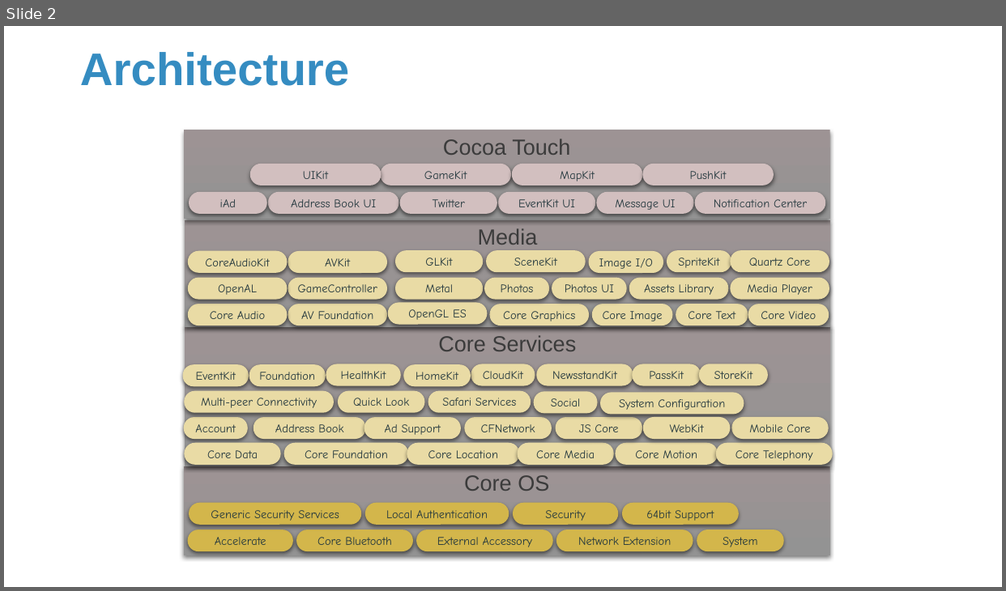
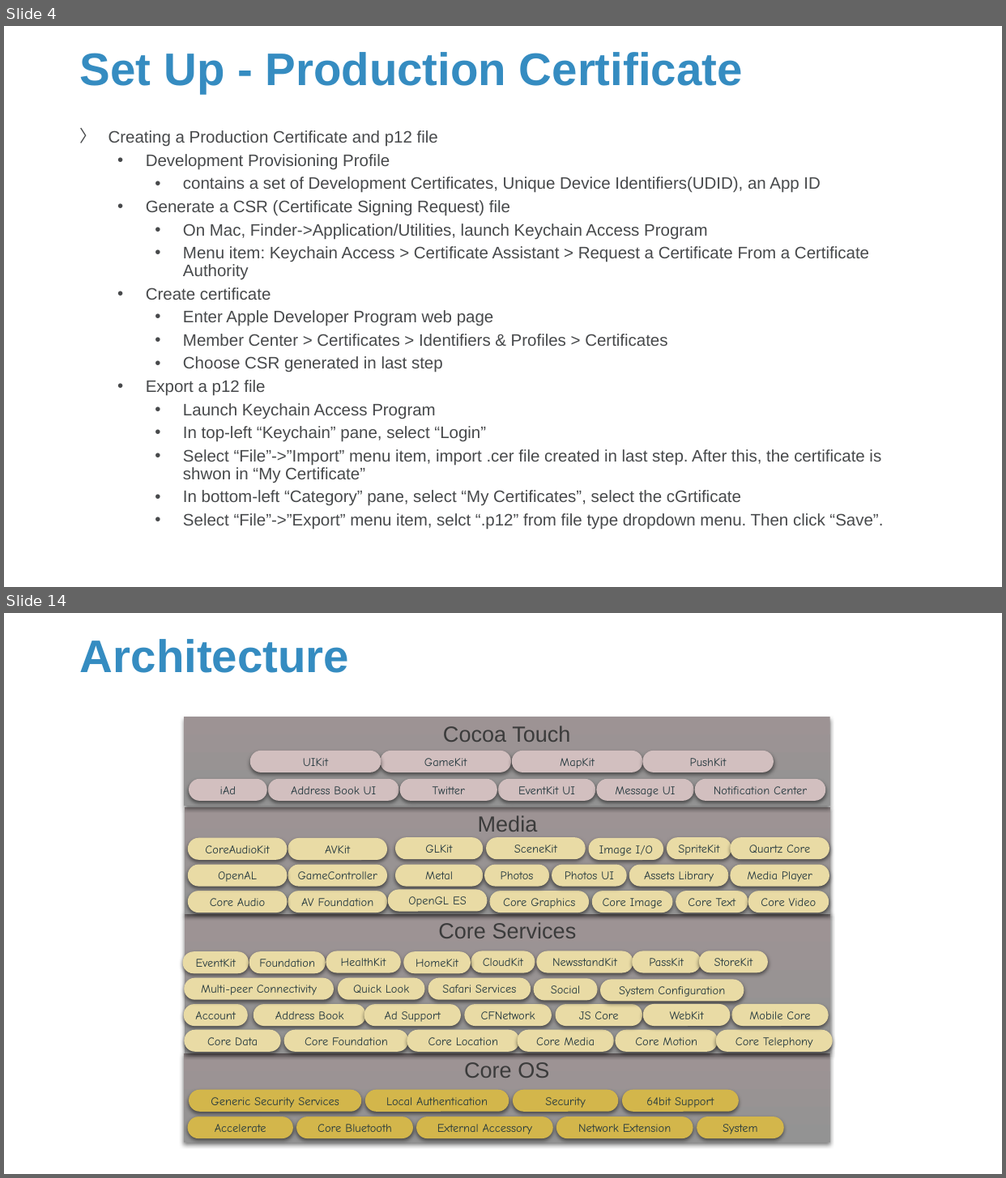
Before and after one commit to Sparks-Lu/TechNotes, a slide deck: Misc/iOS_General.pptx. Shown one above the other, each under a label of ours: slide 2 before the commit, slides 4 and 14 after it; the slides between them are not shown. The pictures are 1006x591 and 1006x1178 pixels, drawn with LibreOffice and Linux fonts; fonts in the diff are those of the drawing; background and template pictures are left out. Boxes give left, top, right and bottom in pixels: in the first picture for what was removed or moved away, otherwise in the second. Text is boxed around its words. In the diff, an @@ line names an element or a change of style, - is before the commit and + after.

```diff
--- a/Misc/iOS_General.pptx
+++ b/Misc/iOS_General.pptx
@@ slide 4 added at (4,26,1002,587), background picture (left out) @@
@@ title added at (80,52,743,94), 44 pt, text #358CC1, bold @@
+Set Up - Production Certificate
@@ text added at (108,130,883,530), 16 pt, text #47494B @@
+〉 Creating a Production Certificate and p12 file
+  • Development Provisioning Profile
+    • contains a set of Development Certificates, Unique Device Identifiers(UDID), an App ID
+  • Generate a CSR (Certificate Signing Request) file
+    • On Mac, Finder->Application/Utilities, launch Keychain Access Program
+    • Menu item: Keychain Access > Certificate Assistant > Request a Certificate From a Certificate Authority
+  • Create certificate
+    • Enter Apple Developer Program web page
+    • Member Center > Certificates > Identifiers & Profiles > Certificates
+    • Choose CSR generated in last step
+  • Export a p12 file
+    • Launch Keychain Access Program
+    • In top-left “Keychain” pane, select “Login”
+    • Select “File”->”Import” menu item, import .cer file created in last step. After this, the certificate is shwon in “My Certificate”
+    • In bottom-left “Category” pane, select “My Certificates”, select the cGrtificate
+    • Select “File”->”Export” menu item, selct “.p12” from file type dropdown menu. Then click “Save”.
@@ what was slide 2 is now slide 14 @@
```
Also in this commit, not shown: 1 slide changed, 11 other slides added, 9 other files.
